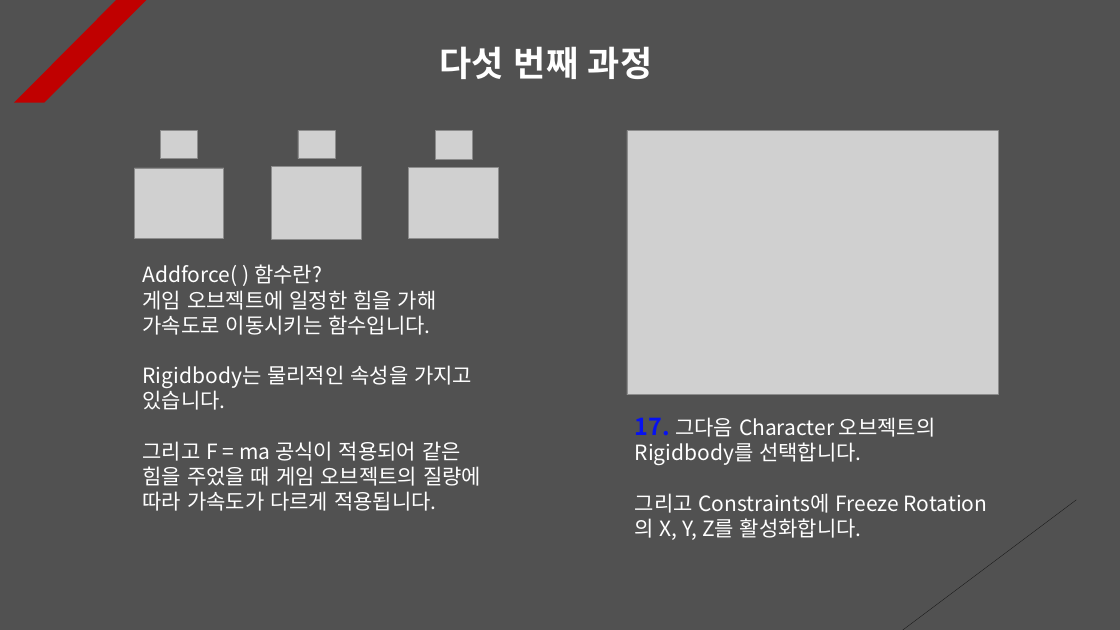
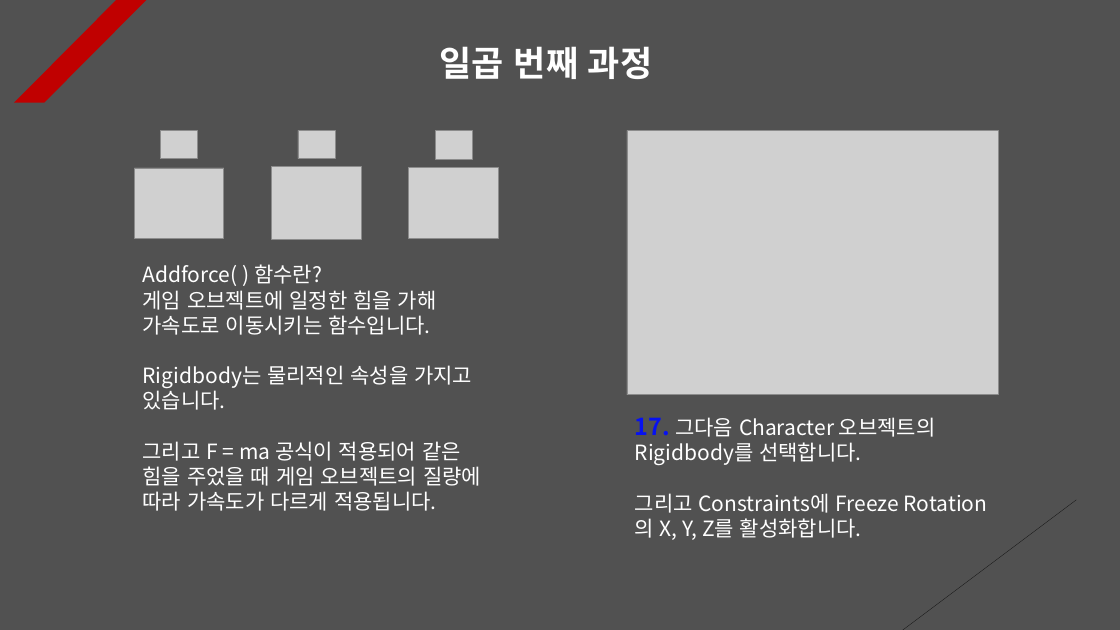
Before and after one commit to Unity2033/3D-UnityEngine, a slide deck: slide 7 of Assets/Class/Collision/PPT Data/Collision Example.pptx. Drawn at 1120x630 pixels with LibreOffice and Linux fonts; fonts in the diff are those of the drawing; grey boxes stand for pictures. Boxes give left, top, right and bottom in pixels: in the first picture for what was removed or moved away, otherwise in the second. Text is boxed around its words. In the diff, an @@ line names an element or a change of style, - is before the commit and + after.

```diff
--- a/Assets/Class/Collision/PPT Data/Collision Example.pptx
+++ b/Assets/Class/Collision/PPT Data/Collision Example.pptx
@@ text at bbox=[440, 46, 652, 79]: text changed @@
-다섯 번째 과정
+일곱 번째 과정
```
Also in this commit, not shown: 4 other slides changed, 1 slide added, 5 other files.
